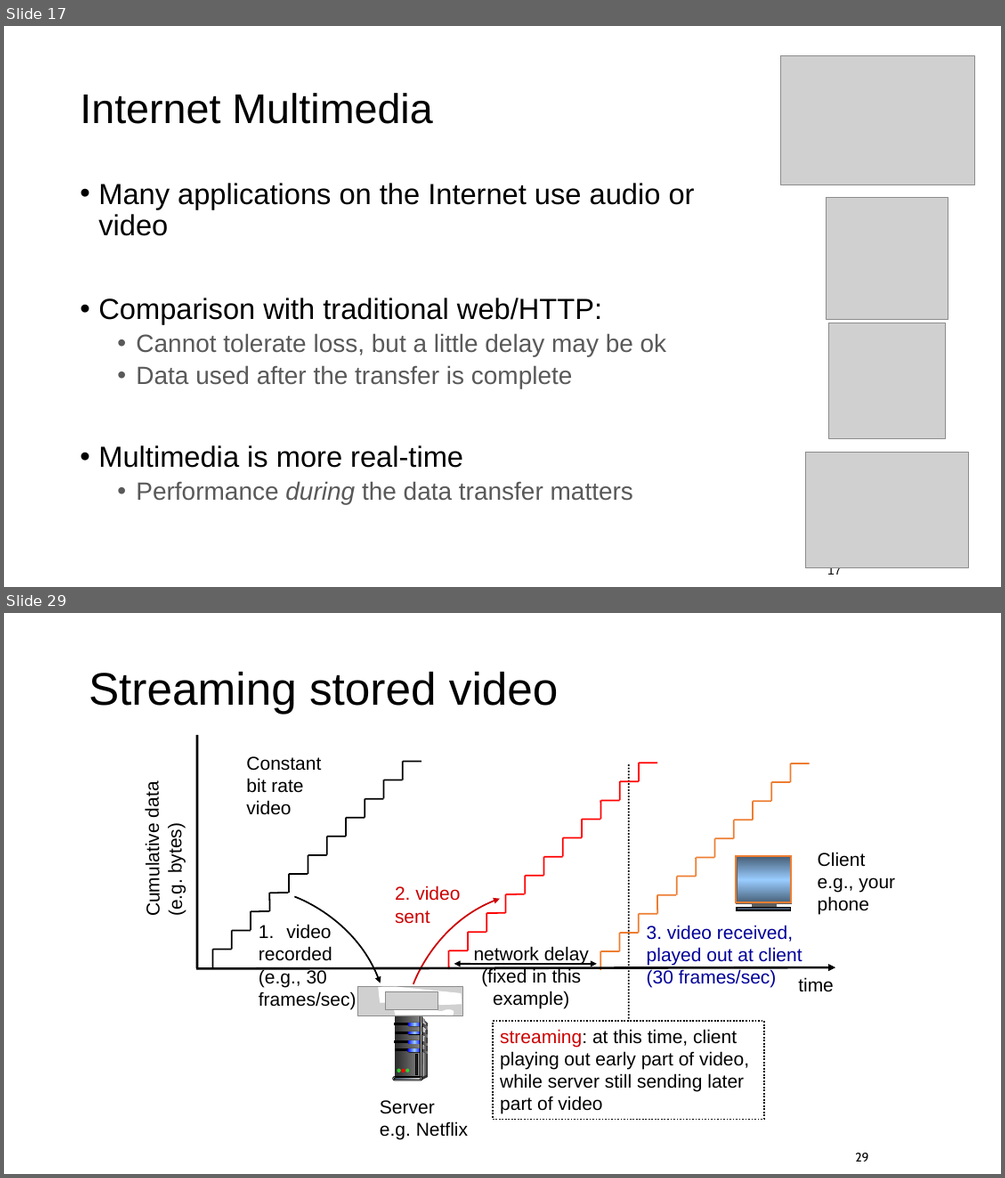
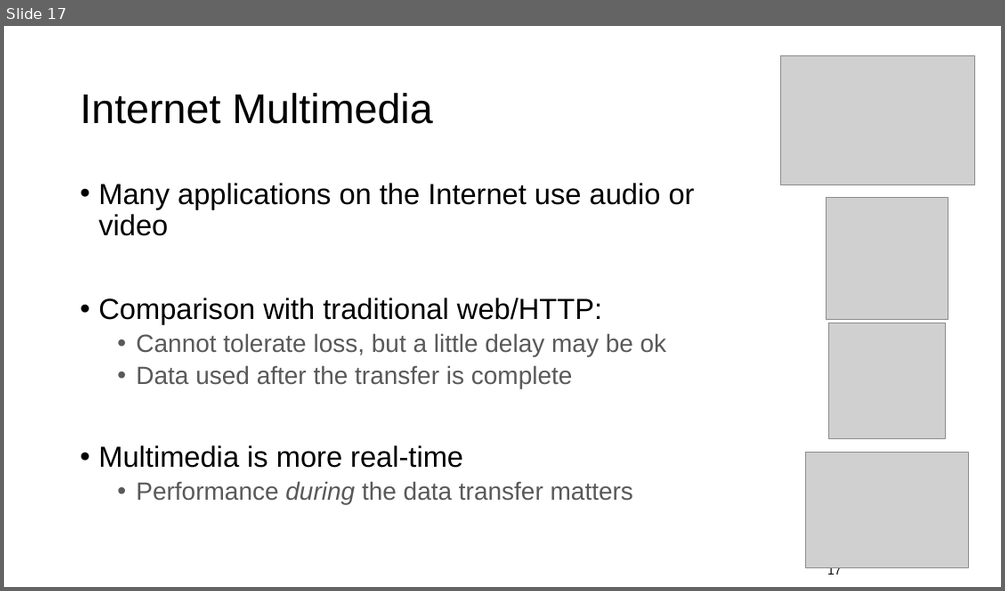
Before and after one commit to ngsrinivas/coursegen, a slide deck: ex/352-F24/staging/352-F24/lectures/08-app-http3-video.pptx. Shown one above the other, each under a label of ours: slides 17 and 29 before the commit, slide 17 after it; the slides between them are not shown. The pictures are 1005x1178 and 1005x591 pixels, drawn with LibreOffice and Linux fonts; fonts in the diff are those of the drawing; grey boxes stand for pictures. Boxes give left, top, right and bottom in pixels: in the first picture for what was removed or moved away, otherwise in the second. Text is boxed around its words. In the diff, an @@ line names an element or a change of style, - is before the commit and + after.

```diff
--- a/ex/352-F24/staging/352-F24/lectures/08-app-http3-video.pptx
+++ b/ex/352-F24/staging/352-F24/lectures/08-app-http3-video.pptx
@@ slide 29 removed at [4, 613, 1001, 1174], background #FFFFFF @@
@@ title removed at [89, 671, 558, 714] @@
-Streaming stored video
@@ line removed from (197, 735) to (197, 968) @@
@@ text removed at [246, 756, 321, 815] @@
-Constant bit rate video
@@ group removed at [212, 761, 421, 967]: 22 lines @@
@@ line removed from (629, 764) to (629, 1019) @@
@@ text removed at [142, 785, 186, 915] @@
-Cumulative data (e.g. bytes)
@@ text removed at [817, 852, 895, 915] @@
-Client
-e.g., your phone
@@ group removed at [449, 763, 809, 988]: 44 lines, 4 rectangles, 1 text @@
-3. video received,
-played out at client
-(30 frames/sec)
@@ freeform shape removed at [295, 896, 380, 983] @@
@@ text removed at [395, 885, 460, 924] @@
-2. video
-sent
@@ freeform shape removed at [413, 899, 500, 984] @@
@@ text removed at [259, 924, 356, 1009] @@
-1. video
-recorded (e.g., 30 frames/sec)
@@ text removed at [474, 946, 589, 1009] @@
-network delay
-(fixed in this example)
@@ arrow removed from (196, 969) to (835, 967) @@
@@ double arrow removed from (454, 964) to (597, 964) @@
@@ text removed at [798, 977, 833, 992] @@
-time
@@ group removed at [357, 986, 462, 1016]: 2 pictures, 2 freeform shapes @@
@@ rectangle removed at [493, 1021, 764, 1119] @@
-streaming: at this time, client
-playing out early part of video,
-while server still sending later
-part of video
@@ group removed at [393, 1016, 428, 1080]: 10 rounded rectangles, 7 freeform shapes, 7 rectangles, 4 ellipses @@
@@ text removed at [380, 1100, 468, 1139] @@
-Server
-e.g. Netflix
@@ page number removed at [855, 1152, 868, 1161] @@
-29
```
Also in this commit, not shown: 21 other slides removed, 1 other file.
